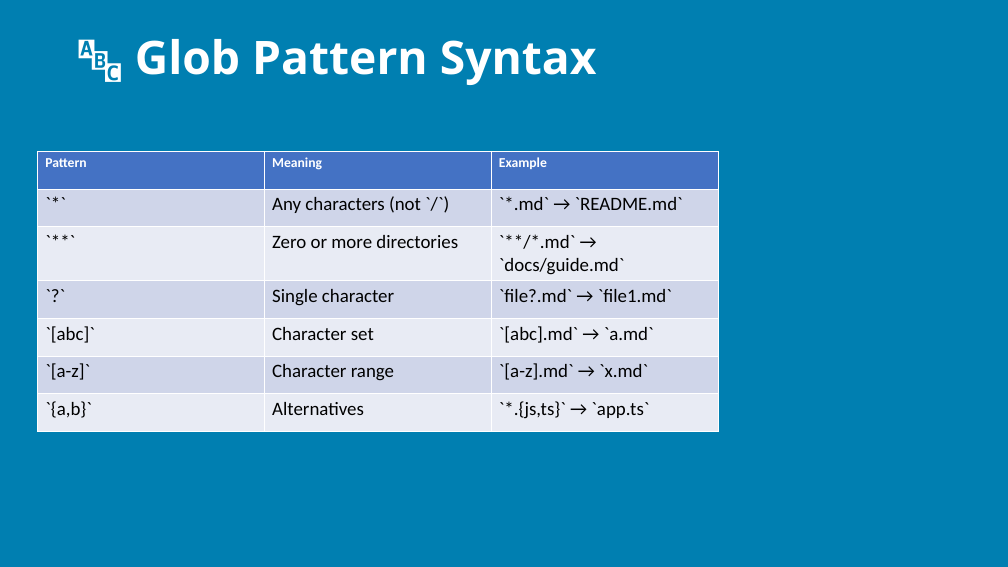
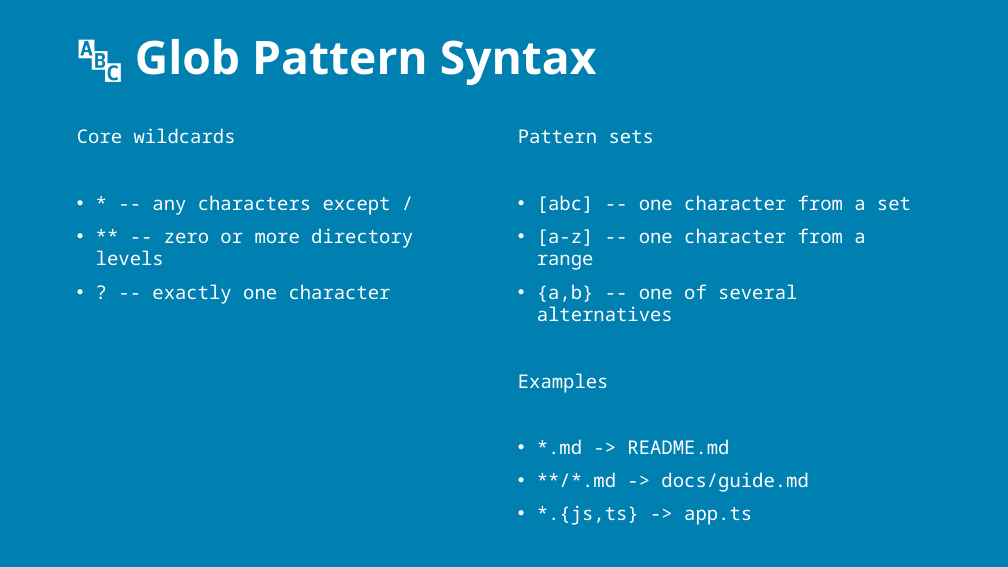
Before and after one commit to j0hnnymiller/AI-Assisted-Software-Development, a slide deck: slide 141 of slides/output/aiasd-311-monday-draft.pptx. Drawn at 1008x567 pixels with LibreOffice and Linux fonts; fonts in the diff are those of the drawing; background and template pictures are left out. Boxes give left, top, right and bottom in pixels: in the first picture for what was removed or moved away, otherwise in the second. Text is boxed around its words. In the diff, an @@ line names an element or a change of style, - is before the commit and + after.

```diff
--- a/slides/output/aiasd-311-monday-draft.pptx
+++ b/slides/output/aiasd-311-monday-draft.pptx
@@ text added at (x1=77, y1=128, x2=413, y2=304), 18 pt, text #FFFFFF @@
+Core wildcards
+• * -- any characters except /
+• ** -- zero or more directory levels
+• ? -- exactly one character
@@ text added at (x1=518, y1=129, x2=911, y2=525), 18 pt, text #FFFFFF @@
+Pattern sets
+• [abc] -- one character from a set
+• [a-z] -- one character from a range
+• {a,b} -- one of several alternatives
+Examples
+• *.md -> README.md
+• **/*.md -> docs/guide.md
+• *.{js,ts} -> app.ts
@@ table removed at (x1=38, y1=151, x2=718, y2=423), 7 rows, 3 columns @@
-Pattern | Meaning | Example
-`*` | Any characters (not `/`) | `*.md` → `README.md`
-`**` | Zero or more directories | `**/*.md` → `docs/guide.md`
-`?` | Single character | `file?.md` → `file1.md`
-`[abc]` | Character set | `[abc].md` → `a.md`
-`[a-z]` | Character range | `[a-z].md` → `x.md`
-`{a,b}` | Alternatives | `*.{js,ts}` → `app.ts`
```
Also in this commit, not shown: 151 other slides changed, 10 slides added, 1 slide removed, 5 other files.
